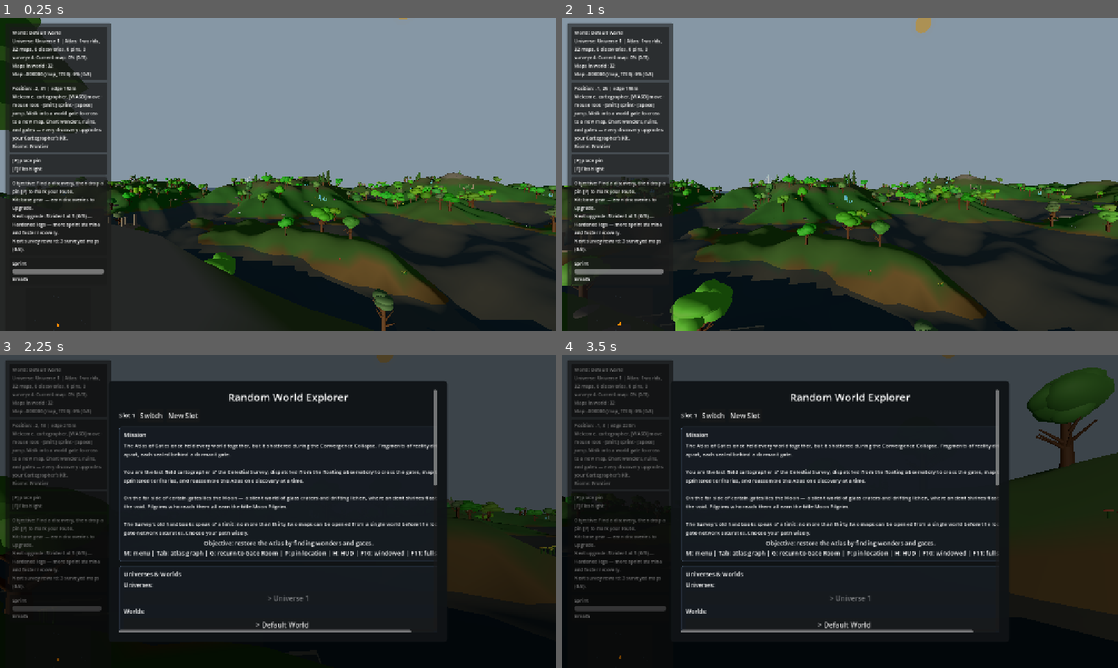
Above: before the commit, frames 1-4 (two rows, left to right).
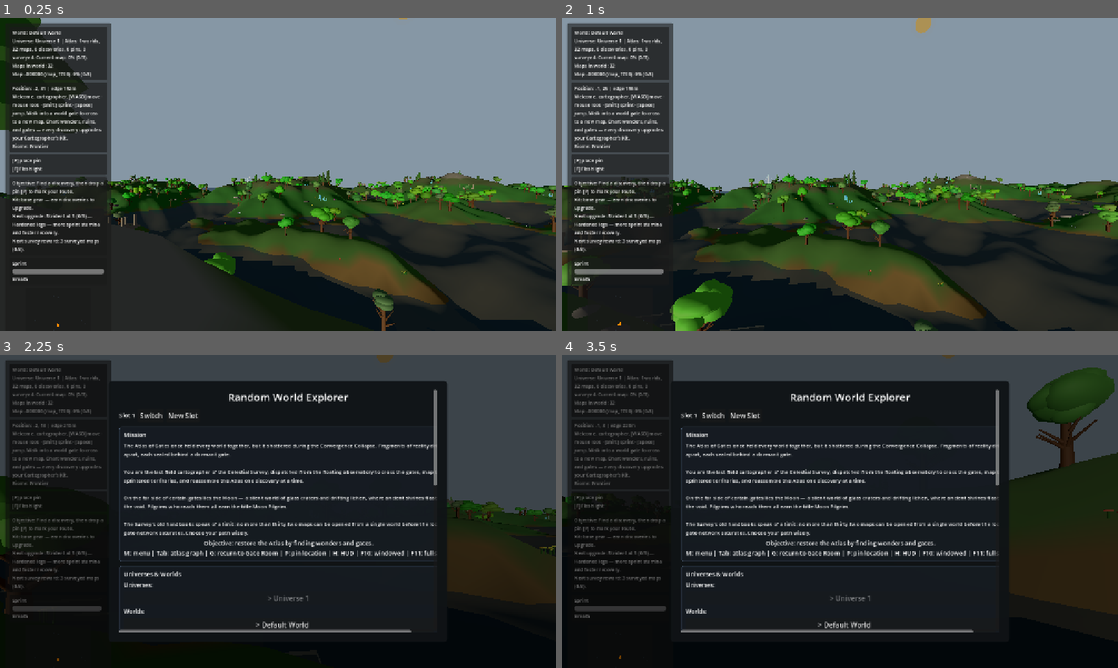
Above: after the commit, the same moments.

Repository: emkey1/Gatewalk
Game: Godot game, scene res://scenes/main.tscn
Same seed, same stepped clock (60 frames per second), same inputs: the game is played once before the commit and once after it.
Inputs (mouse positions are in pixels of both pictures, inside the frame that each line leads up to):
- Up to frame 1 (0.25 s): no input
- Up to frame 2 (1 s): tap Enter at 0.5 s; move the mouse to (867, 174) at 0.52 s; hold W (move_forward) from 0.53 s (still down); hold Shift (sprint) from 0.53 s (still down); tap Space (jump) at 0.77 s
- Up to frame 3 (2.25 s): keep holding W (move_forward); move the mouse to (250, 511) at 1.27 s; release Shift (sprint) at 1.28 s; tap E at 1.35 s; tap Space (jump) at 1.52 s; move the mouse to (289, 505) at 2.02 s; tap M at 2.1 s
- Up to frame 4 (3.5 s): keep holding W (move_forward); move the mouse to (812, 574) at 2.77 s; tap G at 2.85 s; tap Space (jump) at 3.02 s

The runs differ from the first frame. In frame 1, less than 0.1% of the frame differs, in the area x 20-92%, y 50-65%; in frame 2, less than 0.1%, in the area x 1-95%, y 50-96%; in frame 3, less than 0.1%; in frame 4, less than 0.1%.

Commit message:
Tier 2: MultiMesh rocks (260 draw calls -> ~1) + factory collision
First performance pass. Rocks were 260 individual MeshInstance3D nodes, each a
separate draw call, with collision bolted on by the broad _add_environment_collision
sweep. They now render as a single MultiMesh (unit sphere + per-instance transform
baking radius/scale/rotation; gray as instance color) and carry their own collision
as one StaticBody of sphere shapes, off the auto-collision path.

- MultiMeshScatter.gd: reusable helper (one draw call per mesh; optional per-instance
  colors) — will back the flower/crystal/tree conversions next.
- RockFactory.gd: emit MultiMesh + StaticBody colliders; exact RNG draw order
  preserved (incl. distance/floating skips) so the seed yields the identical layout.
- run_checks.gd: _run_rock_multimesh_checks — MultiMeshInstance3D present, instance
  count > 0, collider count matches, transforms deterministic across rebuilds.

Determinism + clean headless boot verified. Visuals pending a playtest (headless
can't render); positions/scales are reproduced exactly from the old math.

Co-Authored-By: Claude Opus 4.8 <noreply@anthropic.com>

Diff:
--- /dev/null
+++ b/scripts/factories/MultiMeshScatter.gd
@@ -0,0 +1,44 @@
+extends RefCounted
+class_name MultiMeshScatter
+
+# Renders many identical-mesh instances in a single draw call via MultiMesh, instead
+# of one MeshInstance3D node per object. Used to collapse dense procedural scatter
+# (rocks, flowers, crystals, trees) from thousands of draw calls to a handful.
+#
+# Positions still come from StableRng in each factory; this only changes the render
+# container, so generation stays deterministic.
+
+# transforms: Array[Transform3D] in the space of `parent` (factories pass world-space
+# transforms and parent at the generated-root origin). colors: optional Array[Color]
+# (same length as transforms) for per-instance albedo — the material must enable
+# vertex_color_use_as_albedo for it to show.
+static func build(parent: Node3D, node_name: String, mesh: Mesh, material: Material, transforms: Array, colors: Array = []) -> MultiMeshInstance3D:
+	var mm := MultiMesh.new()
+	mm.transform_format = MultiMesh.TRANSFORM_3D
+	var use_colors: bool = not colors.is_empty()
+	mm.use_colors = use_colors
+	mm.mesh = mesh
+	# instance_count must be set after format/colors/mesh; setters come after.
+	mm.instance_count = transforms.size()
+	for i in range(transforms.size()):
+		mm.set_instance_transform(i, transforms[i])
+		if use_colors:
+			mm.set_instance_color(i, colors[i])
+
+	var mmi := MultiMeshInstance3D.new()
+	mmi.name = node_name
+	mmi.multimesh = mm
+	if material != null:
+		mmi.material_override = material
+	parent.add_child(mmi)
+	return mmi
+
+
+# Convenience: a StandardMaterial3D set up to read per-instance MultiMesh colors as
+# albedo. roughness defaults high (matte) for terrain props.
+static func instance_color_material(roughness: float = 1.0) -> StandardMaterial3D:
+	var mat := StandardMaterial3D.new()
+	mat.albedo_color = Color.WHITE
+	mat.vertex_color_use_as_albedo = true
+	mat.roughness = roughness
+	return mat
--- a/scripts/factories/RockFactory.gd
+++ b/scripts/factories/RockFactory.gd
@@ -2,15 +2,14 @@
 class_name RockFactory
 
 const MapContext = preload("res://scripts/core/MapContext.gd")
+const MultiMeshScatter = preload("res://scripts/factories/MultiMeshScatter.gd")
 const ROCK_COUNT_BASE: int = 260
 
 static var _mesh_cache: Dictionary = {}
-static var _material_cache: Dictionary = {}
 
 
 static func clear_cache() -> void:
 	_mesh_cache.clear()
-	_material_cache.clear()
 
 
 static func scatter_rocks(parent: Node3D, world_seed: int, density_level: int, context: MapContext) -> void:
@@ -30,12 +29,14 @@
 	var dmult: float = _density_mult(density_level)
 	var count: int = int(float(ROCK_COUNT_BASE) * dmult)
 
-	var root := Node3D.new()
-	root.name = "Rocks"
-	parent.add_child(root)
-
 	var rseg: int = [12, 18, 28][clampi(density_level, 0, 2)]
 	var rrings: int = [6, 10, 16][clampi(density_level, 0, 2)]
+
+	var transforms: Array[Transform3D] = []
+	var colors: Array[Color] = []
+	var collider_positions: Array[Vector3] = []
+	var collider_radii: Array[float] = []
+
 	for i in range(count):
 		var pos: Vector3 = _random_land_position(rng, half, water_level, height_fn)
 		if map_type == "floating_island" and not _is_floating_spot_valid(pos, water_level, height_fn, 2.2):
@@ -43,26 +44,51 @@
 		if pos.distance_to(Vector3.ZERO) < 6.0:
 			continue
 
-		var rock := Node3D.new()
-		rock.name = "Rock_" + str(i)
-		rock.position = pos
-
-		var visual := MeshInstance3D.new()
-		visual.name = "RockVisual"
+		# Draw order preserved from the original per-node version so the seed produces
+		# the identical layout — only the render container changes (MultiMesh).
 		var rock_radius: float = rng.randf_range(0.4, 1.2)
 		var rock_height: float = rock_radius * rng.randf_range(0.65, 1.1)
-		var rock_mesh := _get_sphere_mesh(rock_radius, rock_height, rseg, rrings)
-		visual.mesh = rock_mesh
-		visual.position.y = rock_mesh.height * 0.25
-		visual.scale = Vector3(rng.randf_range(1.0, 1.8), rng.randf_range(0.55, 1.0), rng.randf_range(1.0, 1.8))
-		visual.rotation_degrees = Vector3(rng.randf_range(-12.0, 12.0), rng.randf_range(0.0, 360.0), rng.randf_range(-12.0, 12.0))
+		var sx: float = rng.randf_range(1.0, 1.8)
+		var sy: float = rng.randf_range(0.55, 1.0)
+		var sz: float = rng.randf_range(1.0, 1.8)
+		var rx: float = rng.randf_range(-12.0, 12.0)
+		var ry: float = rng.randf_range(0.0, 360.0)
+		var rz: float = rng.randf_range(-12.0, 12.0)
+		var gray: float = rng.randf_range(0.25, 0.50)
 
-		var gray: float = rng.randf_range(0.25, 0.50)
-		var rock_mat := _get_rock_material(gray)
-		visual.material_override = rock_mat
+		# A unit sphere (radius 1, height 2) scaled to (radius, height/2, radius) and
+		# the per-rock visual scale reproduces the old SphereMesh(radius, height) * scale.
+		var scale_v := Vector3(rock_radius * sx, rock_height * 0.5 * sy, rock_radius * sz)
+		var basis := Basis.from_euler(Vector3(deg_to_rad(rx), deg_to_rad(ry), deg_to_rad(rz))).scaled(scale_v)
+		var origin := Vector3(pos.x, pos.y + rock_height * 0.25, pos.z)
+		transforms.append(Transform3D(basis, origin))
+		colors.append(Color(gray, gray, gray))
+		collider_positions.append(origin)
+		collider_radii.append(maxf(rock_radius * sx, rock_radius * sz))
 
-		rock.add_child(visual)
-		root.add_child(rock)
+	var root := Node3D.new()
+	root.name = "Rocks"
+	parent.add_child(root)
+	if transforms.is_empty():
+		return
+
+	MultiMeshScatter.build(root, "RockMesh", _get_unit_sphere_mesh(rseg, rrings), MultiMeshScatter.instance_color_material(1.0), transforms, colors)
+	_build_colliders(root, collider_positions, collider_radii)
+
+
+static func _build_colliders(root: Node3D, positions: Array[Vector3], radii: Array[float]) -> void:
+	var body := StaticBody3D.new()
+	body.name = "RockColliders"
+	body.collision_layer = 1
+	body.collision_mask = 1
+	root.add_child(body)
+	for i in range(positions.size()):
+		var cs := CollisionShape3D.new()
+		var shape := SphereShape3D.new()
+		shape.radius = maxf(radii[i], 0.25)
+		cs.shape = shape
+		cs.position = positions[i]
+		body.add_child(cs)
 
 
 static func _density_mult(level: int) -> float:
@@ -102,29 +128,14 @@
 	return (max_h - min_h) <= 1.6
 
 
-static func _qf(value: float) -> float:
-	return round(value * 1000.0) / 1000.0
-
-
-static func _get_sphere_mesh(radius: float, height: float, radial_segments: int, rings: int) -> SphereMesh:
-	var key: String = "sph|%s|%s|%d|%d" % [_qf(radius), _qf(height), radial_segments, rings]
+static func _get_unit_sphere_mesh(radial_segments: int, rings: int) -> SphereMesh:
+	var key: String = "unit|%d|%d" % [radial_segments, rings]
 	if _mesh_cache.has(key):
 		return _mesh_cache[key] as SphereMesh
 	var mesh := SphereMesh.new()
-	mesh.radius = radius
-	mesh.height = height
+	mesh.radius = 1.0
+	mesh.height = 2.0
 	mesh.radial_segments = radial_segments
 	mesh.rings = rings
 	_mesh_cache[key] = mesh
 	return mesh
-
-
-static func _get_rock_material(gray: float) -> StandardMaterial3D:
-	var key: String = "mat|%s" % [_qf(gray)]
-	if _material_cache.has(key):
-		return _material_cache[key] as StandardMaterial3D
-	var mat := StandardMaterial3D.new()
-	mat.albedo_color = Color(gray, gray, gray)
-	mat.roughness = 1.0
-	_material_cache[key] = mat
-	return mat
--- a/tools/validation/run_checks.gd
+++ b/tools/validation/run_checks.gd
@@ -29,6 +29,7 @@
 	_run_water_cache_terrain_checks(failures)
 	_run_stable_rng_checks(failures)
 	_run_gate_sight_preview_checks(failures)
+	_run_rock_multimesh_checks(failures)
 
 	if failures.is_empty():
 		print("VALIDATION OK: deterministic generation and save migration checks passed")
@@ -761,6 +762,41 @@
 	return "delta_a=%d delta_b=%d sample_a=%s sample_b=%s" % [only_a.size(), only_b.size(), sample_a, sample_b]
 
 
+func _run_rock_multimesh_checks(failures: Array[String]) -> void:
+	# Rocks render via a single MultiMesh (one draw call) with a matching StaticBody of
+	# sphere colliders. Verify structure + that the seed still produces an identical,
+	# deterministic layout after the MultiMesh conversion.
+	var ctx: MapContext = MapContext.new({"world_seed": 5151, "map_type": WorldGraph.MAP_NORMAL})
+	RockFactory.clear_cache()
+	var root_a: Node3D = Node3D.new()
+	RockFactory.scatter_rocks(root_a, 5151, DENSITY_LEVEL, ctx)
+	var mmi_a: MultiMeshInstance3D = root_a.get_node_or_null("Rocks/RockMesh") as MultiMeshInstance3D
+	if mmi_a == null or mmi_a.multimesh == null:
+		failures.append("RockFactory did not produce a Rocks/RockMesh MultiMeshInstance3D.")
+		root_a.free()
+		return
+	var count_a: int = mmi_a.multimesh.instance_count
+	if count_a <= 0:
+		failures.append("RockFactory MultiMesh produced no instances.")
+	var body_a: Node = root_a.get_node_or_null("Rocks/RockColliders")
+	if body_a == null or body_a.get_child_count() != count_a:
+		failures.append("RockFactory collider count does not match rock instance count.")
+
+	var root_b: Node3D = Node3D.new()
+	RockFactory.scatter_rocks(root_b, 5151, DENSITY_LEVEL, ctx)
+	var mmi_b: MultiMeshInstance3D = root_b.get_node_or_null("Rocks/RockMesh") as MultiMeshInstance3D
+	if mmi_b != null and mmi_b.multimesh != null:
+		if mmi_b.multimesh.instance_count != count_a:
+			failures.append("RockFactory instance count is non-deterministic.")
+		else:
+			for i in range(count_a):
+				if not mmi_a.multimesh.get_instance_transform(i).is_equal_approx(mmi_b.multimesh.get_instance_transform(i)):
+					failures.append("RockFactory instance transform %d is non-deterministic." % i)
+					break
+	root_a.free()
+	root_b.free()
+
+
 func _run_gate_sight_preview_checks(failures: Array[String]) -> void:
 	# Gate Sight's predict_gate_target_type() must equal the type that
 	# resolve_gate_transition() actually creates, using the same route chances Main
